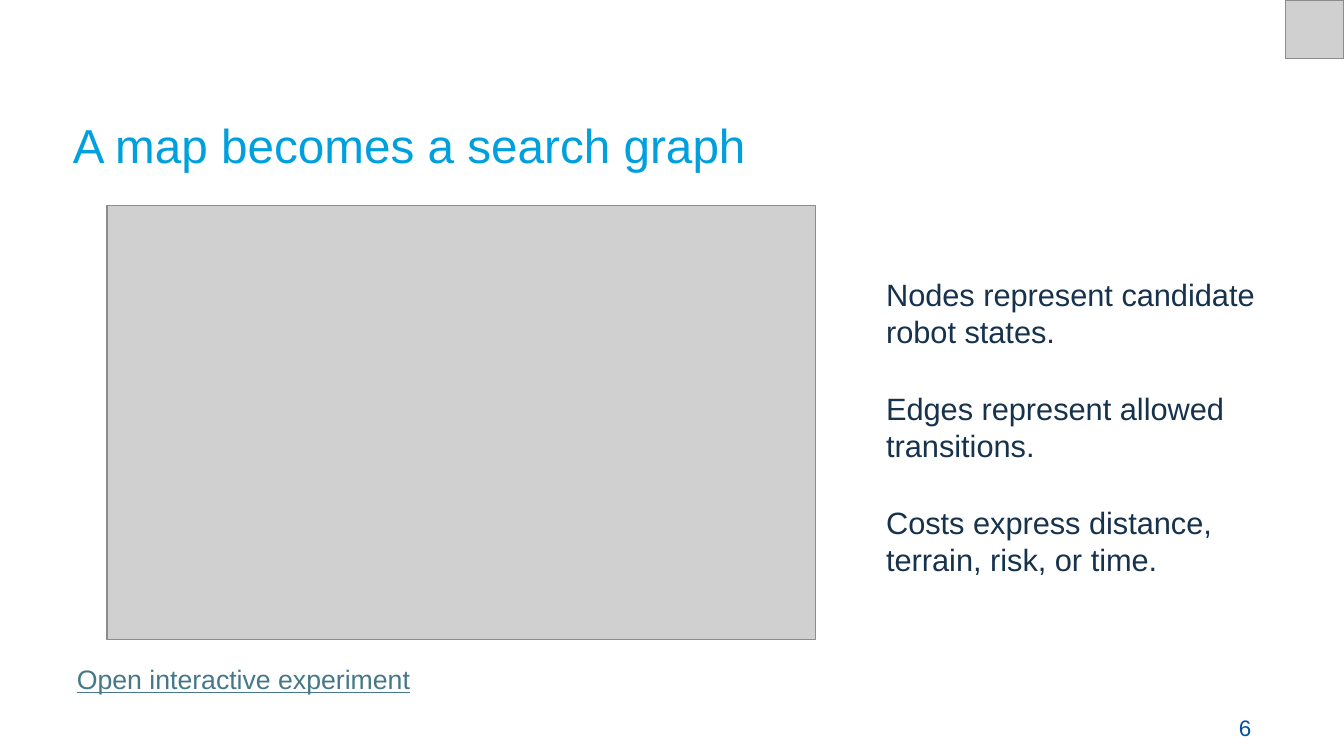
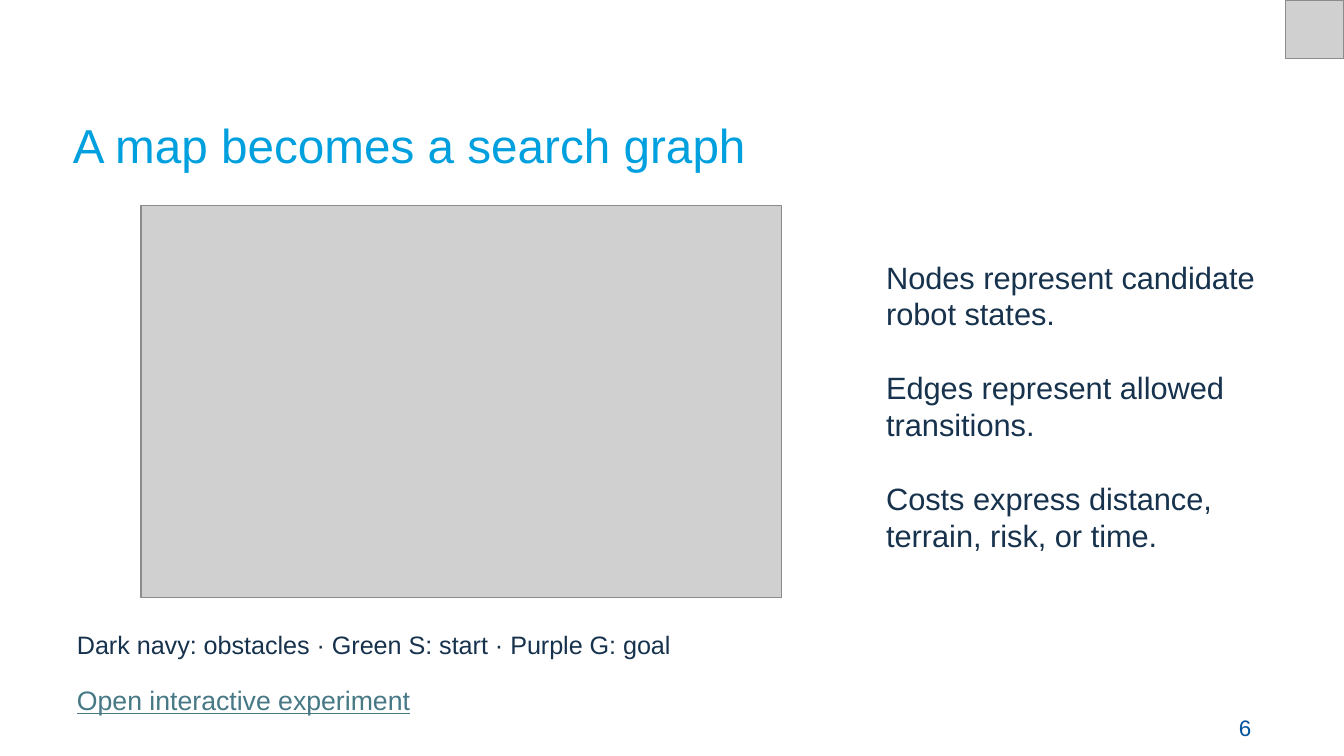
Before and after one commit to Croquembouche/Intro2AV-CourseContent, a slide deck: slide 6 of 2026/Presentations/Lecture 7 Path Planning for Autonomous Driving.pptx. Drawn at 1344x756 pixels with LibreOffice and Linux fonts; fonts in the diff are those of the drawing; grey boxes stand for pictures. Boxes give left, top, right and bottom in pixels: in the first picture for what was removed or moved away, otherwise in the second. Text is boxed around its words. In the diff, an @@ line names an element or a change of style, - is before the commit and + after.

Commit message:
Align Lecture 7 slides and colors with corrected planning demos

```diff
--- a/2026/Presentations/Lecture 7 Path Planning for Autonomous Driving.pptx
+++ b/2026/Presentations/Lecture 7 Path Planning for Autonomous Driving.pptx
@@ picture resized from (x1=108, y1=206, x2=816, y2=640) to (x1=141, y1=206, x2=782, y2=598) @@
@@ text "Nodes represent candidate robot states." rewrapped from (x1=886, y1=283, x2=1255, y2=575) to (x1=886, y1=266, x2=1255, y2=551) @@
@@ text added at (x1=77, y1=635, x2=670, y2=659), 13.5 pt, text #17324D @@
+Dark navy: obstacles · Green S: start · Purple G: goal
@@ text "Open interactive experiment" moved from (x1=77, y1=669, x2=410, y2=695) to (x1=77, y1=690, x2=410, y2=716) @@
```
Also in this commit, not shown: 29 other slides changed, 5 slides added, 3 slides removed, 14 other files.
